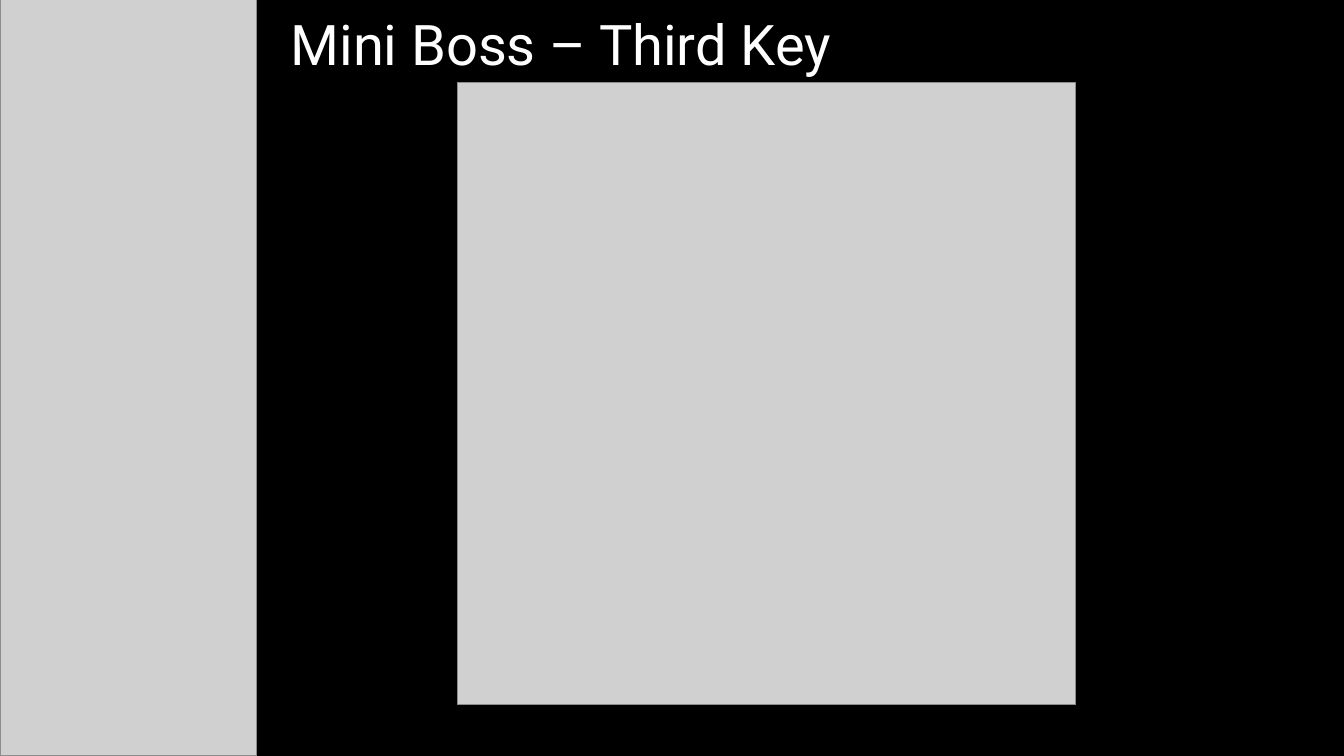
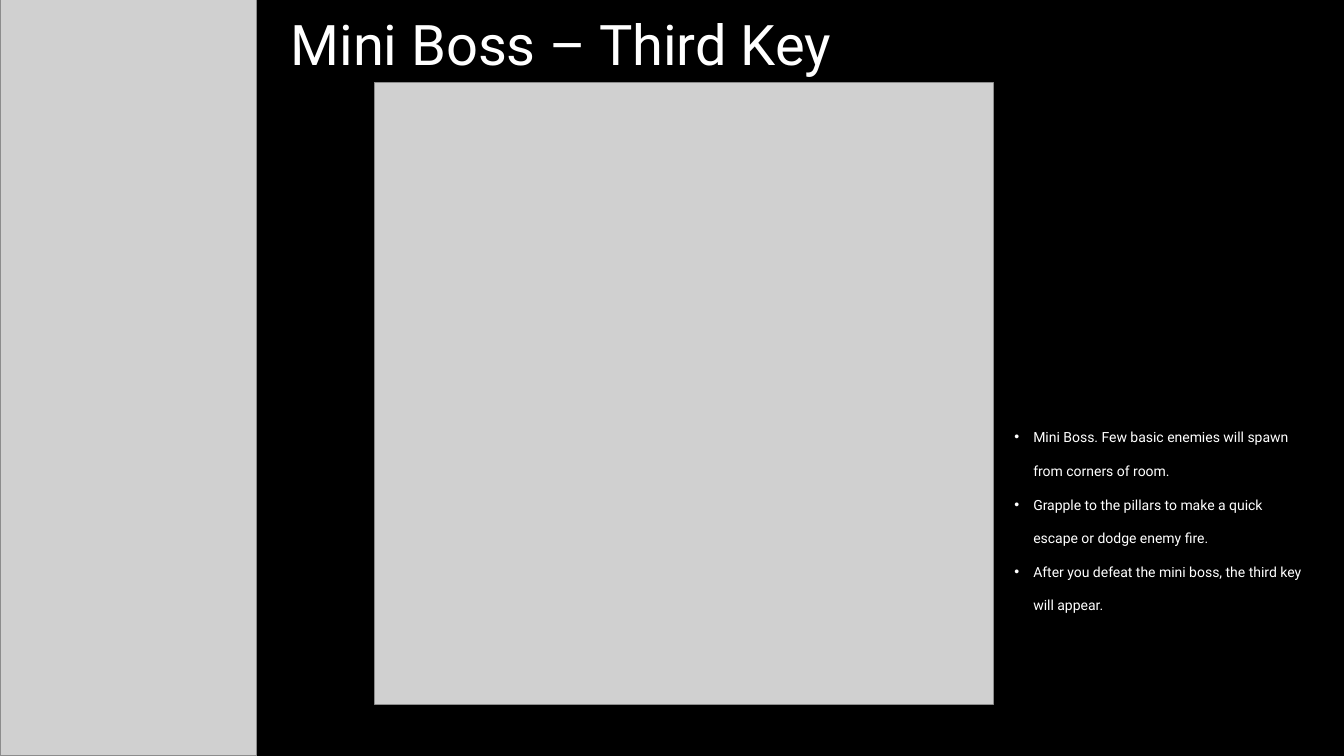
Before and after one commit to Trackneon/Game-Design, a slide deck: slide 10 of Basic Mechanics.pptx (slide 8 before the commit). Drawn at 1344x756 pixels with LibreOffice and Linux fonts; fonts in the diff are those of the drawing; grey boxes stand for pictures; background and template pictures are left out. Boxes give left, top, right and bottom in pixels: in the first picture for what was removed or moved away, otherwise in the second. Text is boxed around its words. In the diff, an @@ line names an element or a change of style, - is before the commit and + after.

```diff
--- a/Basic Mechanics.pptx
+++ b/Basic Mechanics.pptx
@@ picture: place and size @@
-picture at [458, 83, 1077, 705]
+picture at [375, 83, 994, 705]
@@ text added at [1033, 431, 1301, 613], 10 pt, text #FFFFFF @@
+  • Mini Boss. Few basic enemies will spawn from corners of room.
+  • Grapple to the pillars to make a quick escape or dodge enemy fire.
+  • After you defeat the mini boss, the third key will appear.
```
Also in this commit, not shown: 7 other slides changed, 5 slides added, 1 slide removed.
